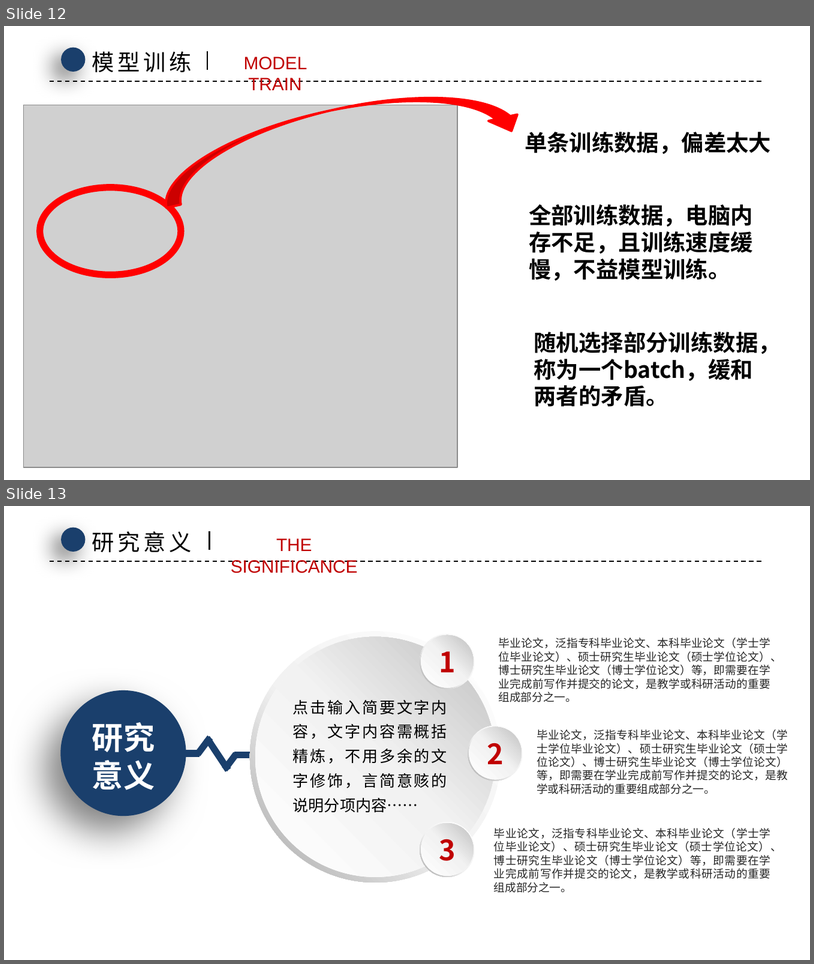
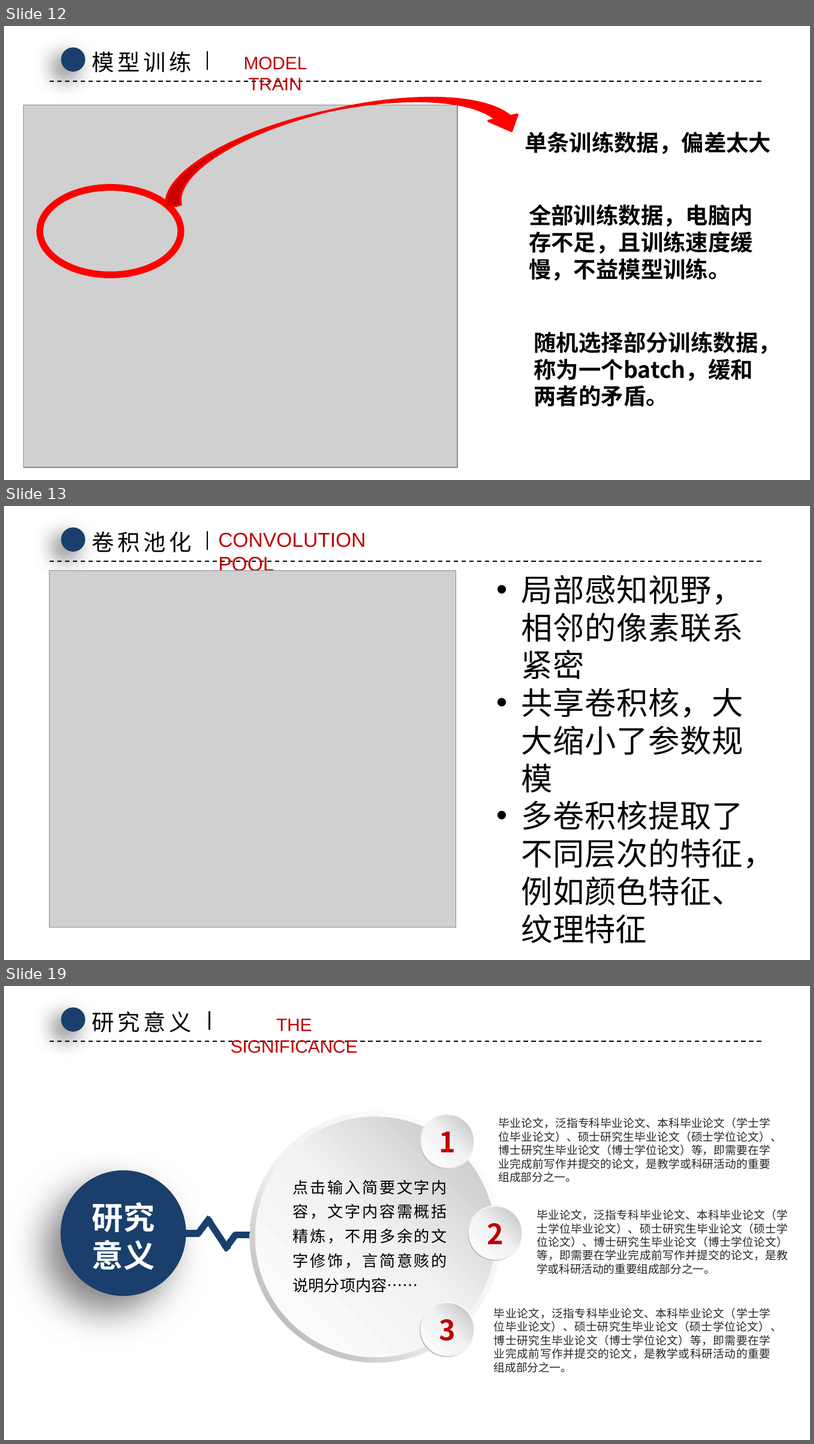
Before and after one commit to userZXB/ctnApp, a slide deck: 张雪冰毕业答辩.pptx. Shown one above the other, each under a label of ours: slides 12 and 13 before the commit, slides 12, 13 and 19 after it; the slides between them are not shown. The pictures are 814x964 and 814x1444 pixels, drawn with LibreOffice and Linux fonts; fonts in the diff are those of the drawing; grey boxes stand for pictures; background and template pictures are left out. Boxes give left, top, right and bottom in pixels: in the first picture for what was removed or moved away, otherwise in the second. Text is boxed around its words. In the diff, an @@ line names an element or a change of style, - is before the commit and + after.

```diff
--- a/张雪冰毕业答辩.pptx
+++ b/张雪冰毕业答辩.pptx
@@ slide 13 added at <box>4,506,810,960</box>, background picture (left out) @@
@@ ellipse added at <box>61,527,86,551</box>, fill #1A3F6C @@
@@ text added at <box>92,531,192,552</box>, 20 pt, text #000000 @@
+卷积池化
@@ line added from (207, 532) to (207, 550), #000000 1.5 pt @@
@@ text added at <box>218,532,366,574</box>, 18 pt, text #C00000 @@
+CONVOLUTION POOL
@@ line added from (49, 561) to (765, 561), #000000 1 pt dashed @@
@@ picture added at <box>49,571,456,927</box> @@
@@ text added at <box>522,575,775,943</box>, 28 pt, text #000000 @@
+• 局部感知视野，相邻的像素联系紧密
+• 共享卷积核，大大缩小了参数规模
+• 多卷积核提取了不同层次的特征，例如颜色特征、纹理特征
@@ what was slide 13 is now slide 19 @@
```
Also in this commit, not shown: 2 slides changed, 5 other slides added, 1 slide removed.
